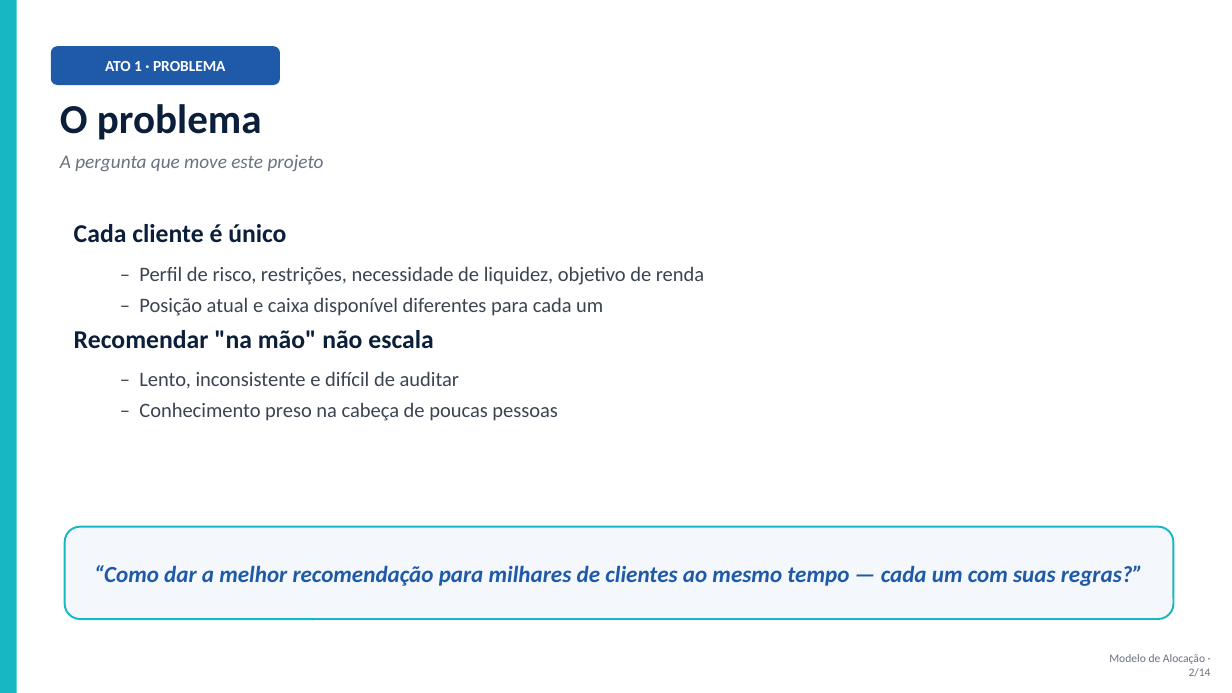
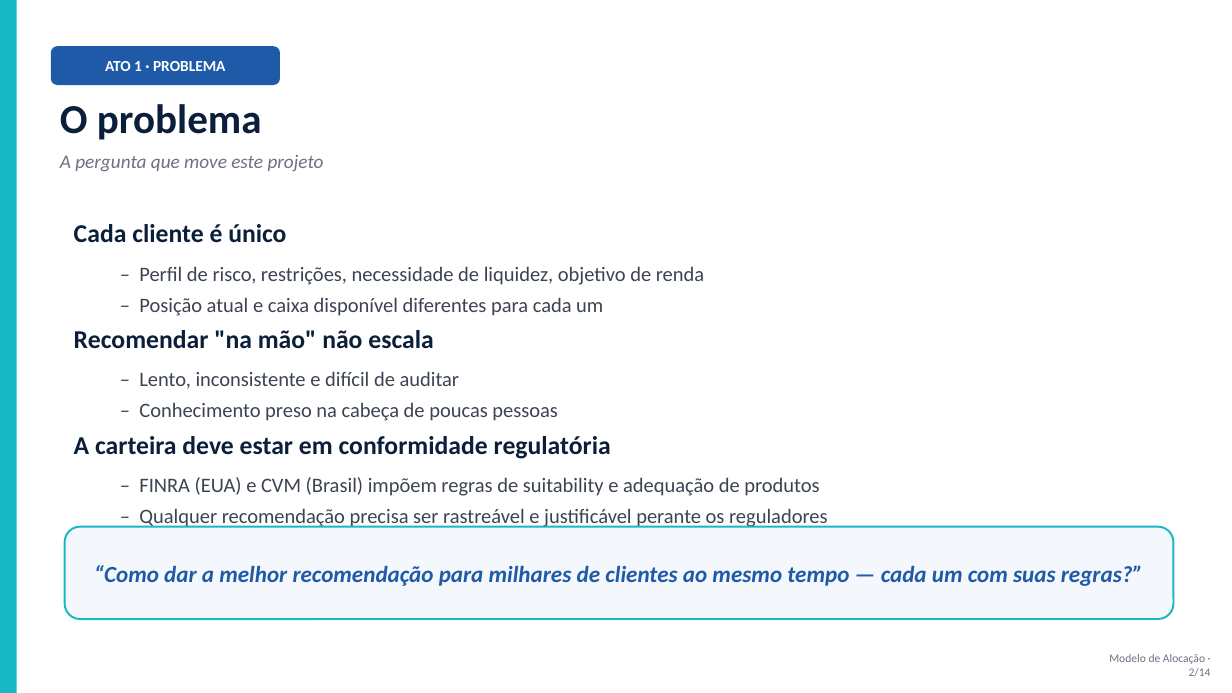
Before and after one commit to AntonyoGGiannini/options, a slide deck: slide 2 of Modelo_de_Alocacao.pptx. Drawn at 1232x693 pixels with LibreOffice and Linux fonts; fonts in the diff are those of the drawing. Boxes give left, top, right and bottom in pixels: in the first picture for what was removed or moved away, otherwise in the second. Text is boxed around its words. In the diff, an @@ line names an element or a change of style, - is before the commit and + after.

```diff
--- a/Modelo_de_Alocacao.pptx
+++ b/Modelo_de_Alocacao.pptx
@@ text at <box>74,436,828,528</box>: paragraphs added @@
+A carteira deve estar em conformidade regulatória
+  – FINRA (EUA) e CVM (Brasil) impõem regras de suitability e adequação de produtos
+  – Qualquer recomendação precisa ser rastreável e justificável perante os reguladores
```
Also in this commit, not shown: 1 other slide changed, 1 slide added, 1 slide removed, 1 other file.
